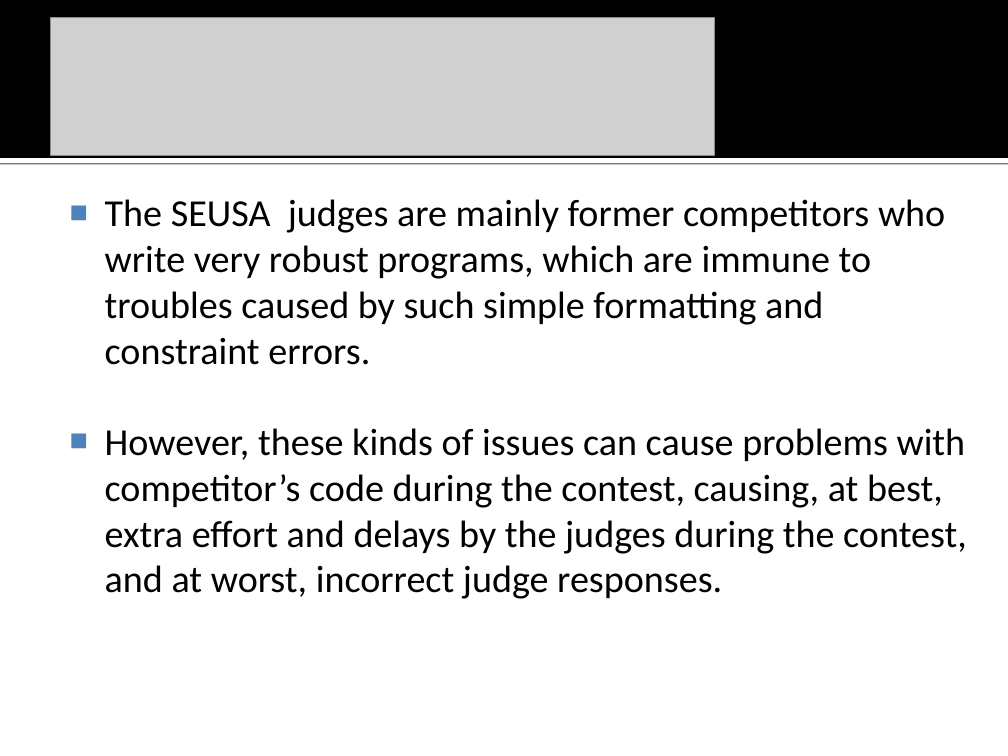
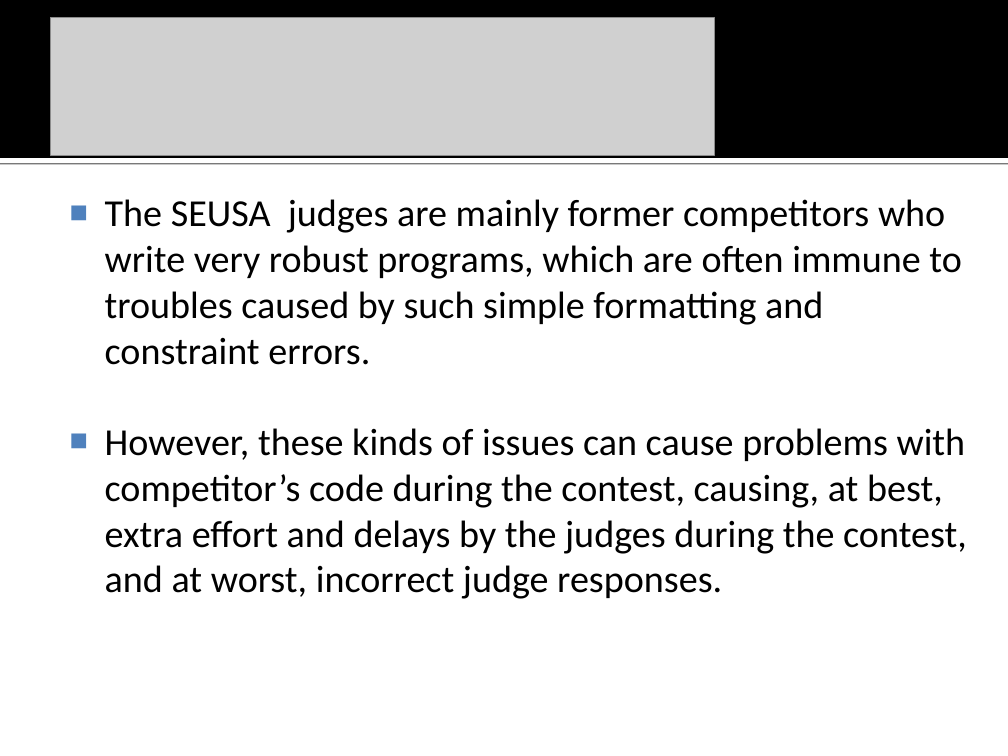
Before and after one commit to na-icpc/viva, a slide deck: slide 3 of Input Verifier/doc/VIVA vanbs Input Verification Assistant.ppt. Drawn at 1008x756 pixels with LibreOffice and Linux fonts; fonts in the diff are those of the drawing; grey boxes stand for pictures; background and template pictures are left out. Boxes give left, top, right and bottom in pixels: in the first picture for what was removed or moved away, otherwise in the second. Text is boxed around its words. In the diff, an @@ line names an element or a change of style, - is before the commit and + after.

```diff
--- a/Input Verifier/doc/VIVA vanbs Input Verification Assistant.ppt
+++ b/Input Verifier/doc/VIVA vanbs Input Verification Assistant.ppt
@@ text at <box>105,199,961,365</box>: text changed @@
-■ The SEUSA judges are mainly former competitors who write very robust programs, which are immune to troubles caused by such simple formatting and constraint errors.
+■ The SEUSA judges are mainly former competitors who write very robust programs, which are often immune to troubles caused by such simple formatting and constraint errors.
```
Also in this commit, not shown: 12 other slides changed, 17 slides added, 3 slides removed, 14 other files.
